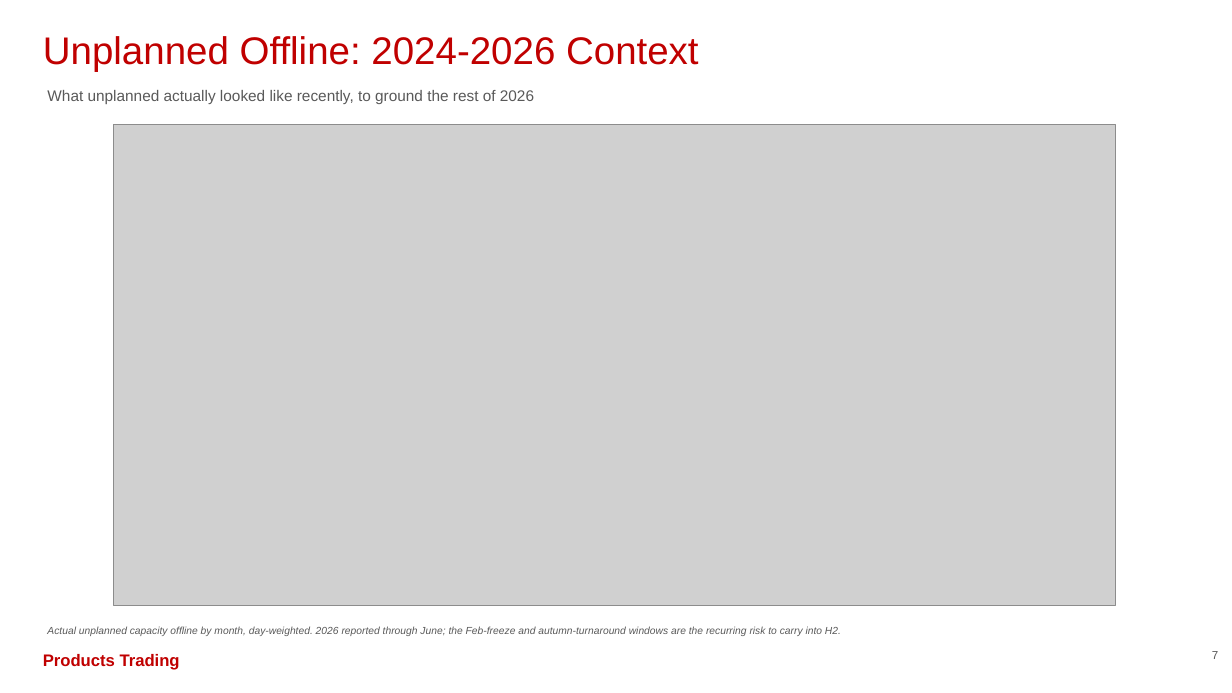
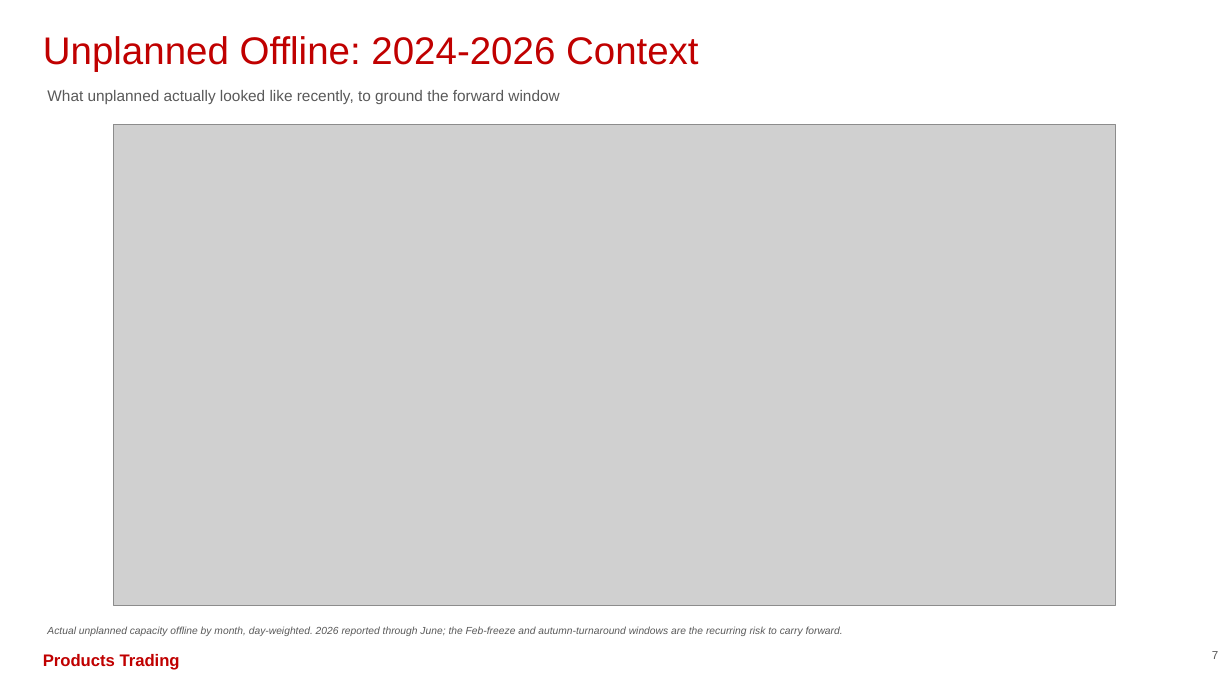
Before and after one commit to HoldenCole/Outages-script, a slide deck: slide 8 of output/outage_deck_naphtha.pptx. Drawn at 1232x693 pixels with LibreOffice and Linux fonts; fonts in the diff are those of the drawing; grey boxes stand for pictures. Boxes give left, top, right and bottom in pixels: in the first picture for what was removed or moved away, otherwise in the second. Text is boxed around its words. In the diff, an @@ line names an element or a change of style, - is before the commit and + after.

```diff
--- a/output/outage_deck_naphtha.pptx
+++ b/output/outage_deck_naphtha.pptx
@@ text at <box>47,90,559,104</box>: text changed @@
-What unplanned actually looked like recently, to ground the rest of 2026
+What unplanned actually looked like recently, to ground the forward window
@@ text at <box>47,626,843,636</box>: text changed @@
-Actual unplanned capacity offline by month, day-weighted. 2026 reported through June; the Feb-freeze and autumn-turnaround windows are the recurring risk to carry into H2.
+Actual unplanned capacity offline by month, day-weighted. 2026 reported through June; the Feb-freeze and autumn-turnaround windows are the recurring risk to carry forward.
```
Also in this commit, not shown: 7 other slides changed, 5 other files.
